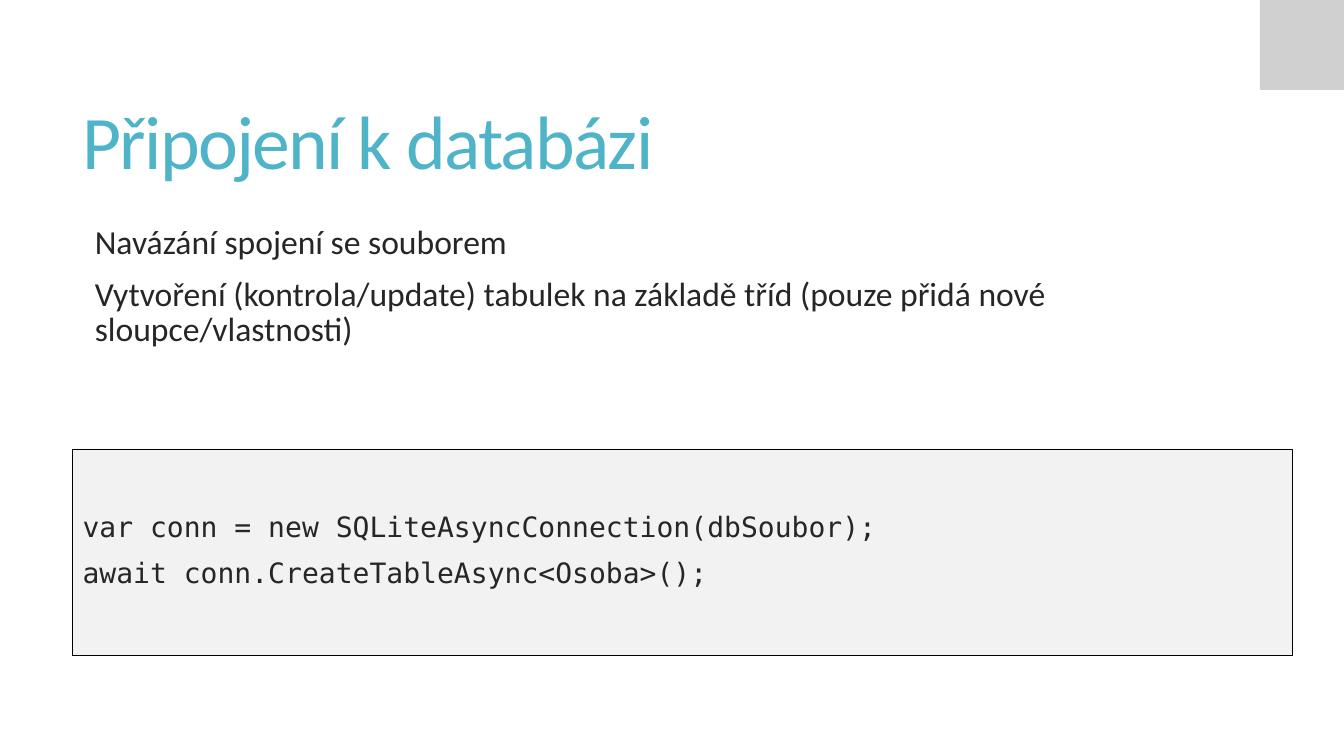
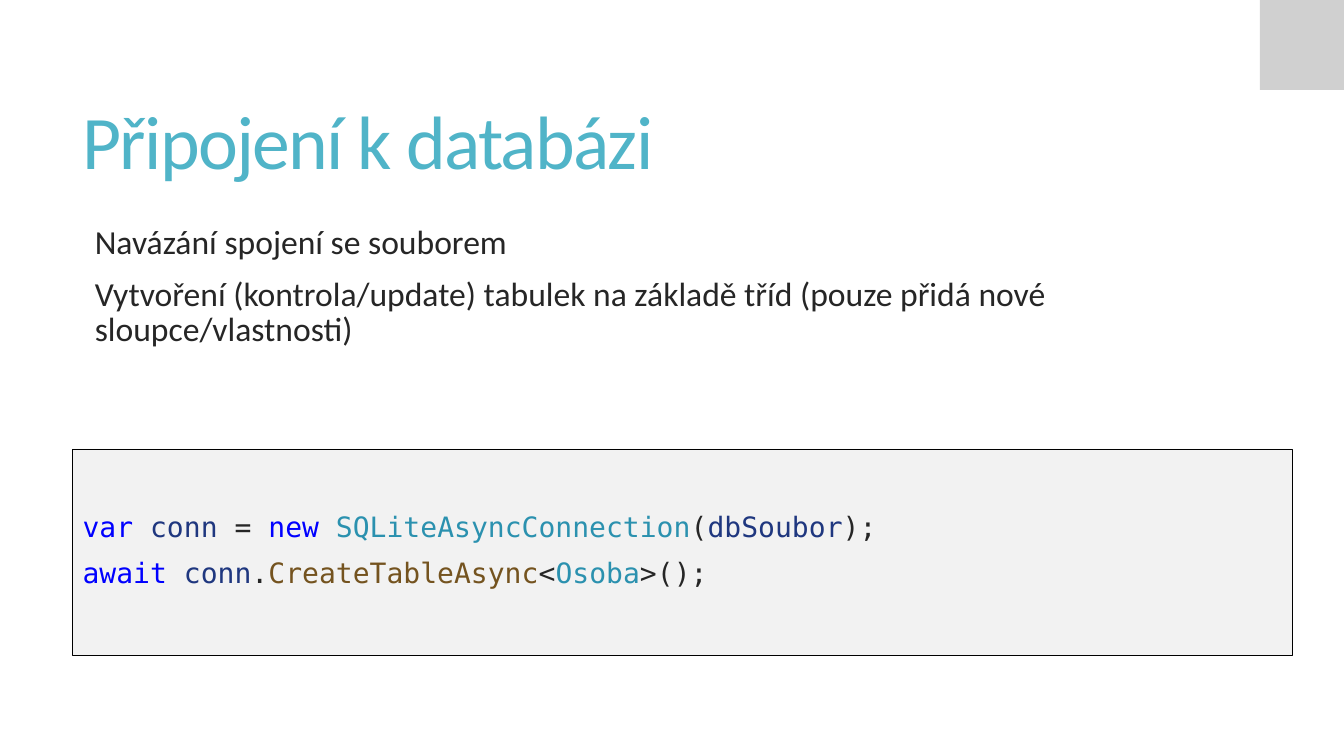
Before and after one commit to PetrVobornik/prednasky, a slide deck: slide 10 of Xamarin.Forms/06-UkladaniDat/ukladani-dat.ppsx. Drawn at 1344x756 pixels with LibreOffice and Linux fonts; fonts in the diff are those of the drawing; grey boxes stand for pictures. Boxes give left, top, right and bottom in pixels: in the first picture for what was removed or moved away, otherwise in the second. Text is boxed around its words. In the diff, an @@ line names an element or a change of style, - is before the commit and + after.

```diff
--- a/Xamarin.Forms/06-UkladaniDat/ukladani-dat.ppsx
+++ b/Xamarin.Forms/06-UkladaniDat/ukladani-dat.ppsx
@@ rectangle "var conn = new SQLiteAsyncConnection(dbSoubor);" at (x1=73, y1=449, x2=1293, y2=654): text colour #262626 to #0000FF in "var new", "await"; text colour #262626 to #1F377F in "conn SQLiteAsyncConnection(dbSoubor);", "conn.CreateTableAsync<Osoba>();"; text colour #262626 to #2B91AF in "SQLiteAsyncConnection(dbSoubor);", "conn.CreateTableAsync<Osoba>();"; text colour #262626 to #74531F in "conn.CreateTableAsync<Osoba>();" @@
```
Also in this commit, not shown: 6 other slides changed, 3 other files.
